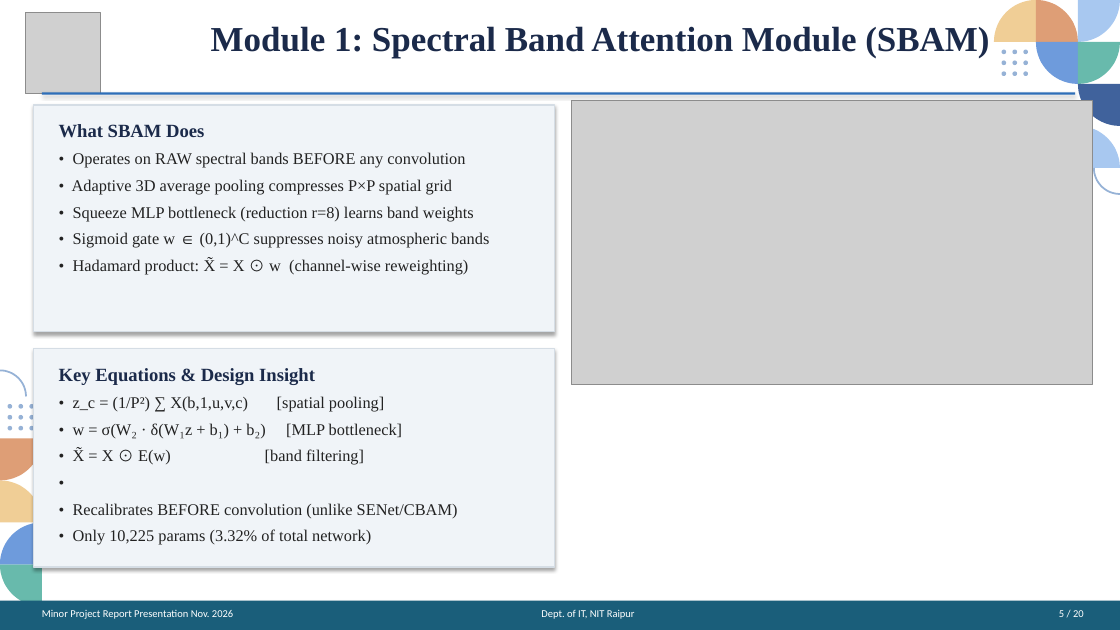
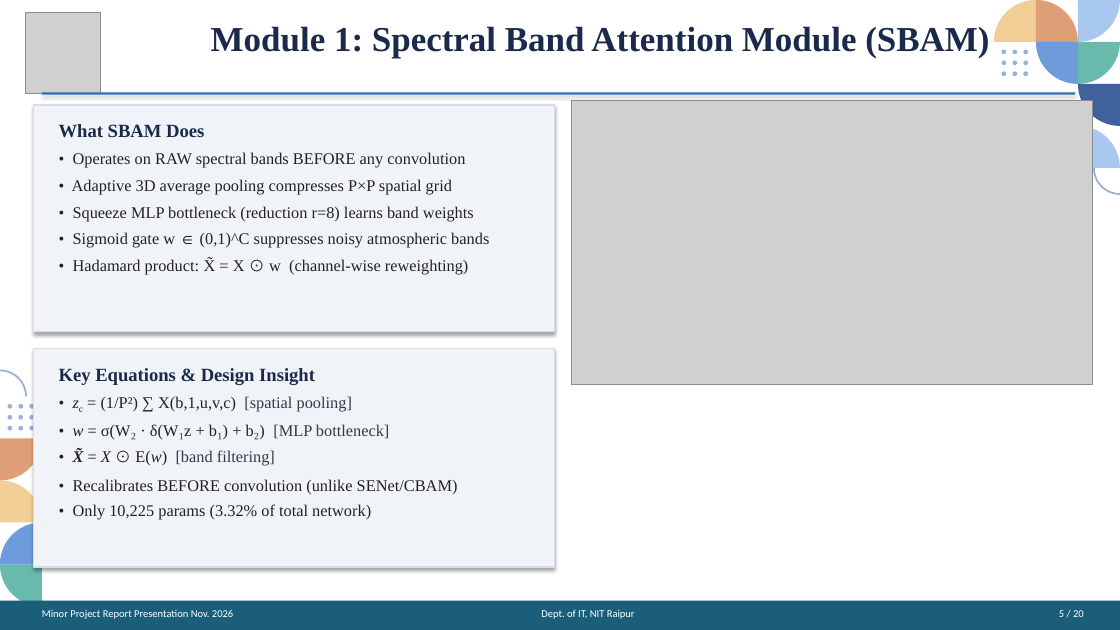
Before and after one commit to codeforlifeee/paper, a slide deck: slide 5 of SGSCF_Net_Final_Presentation.pptx. Drawn at 1120x630 pixels with LibreOffice and Linux fonts; fonts in the diff are those of the drawing; grey boxes stand for pictures. Boxes give left, top, right and bottom in pixels: in the first picture for what was removed or moved away, otherwise in the second. Text is boxed around its words. In the diff, an @@ line names an element or a change of style, - is before the commit and + after.

```diff
--- a/SGSCF_Net_Final_Presentation.pptx
+++ b/SGSCF_Net_Final_Presentation.pptx
@@ text at <box>59,368,458,520</box>: paragraph removed @@
-•
@@ text at <box>101,396,352,412</box>: text changed @@
-• z_c = (1/P²) ∑ X(b,1,u,v,c) [spatial pooling]
+• zc = (1/P²) ∑ X(b,1,u,v,c) [spatial pooling]
@@ text at <box>73,424,458,520</box>: text colour #222222 to #333A47 in "[MLP bottleneck]", "[band filtering]"; italic on in "w", "X̃ X E(w)"; bold on in "X̃"; less space between paragraphs; more space between paragraphs @@
```
Also in this commit, not shown: 4 other slides changed, 1 other file.
